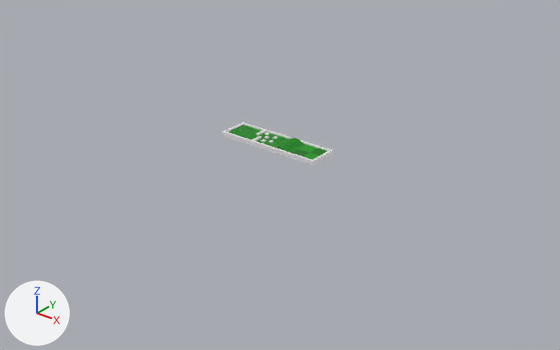
One commit to the FBX model Assets/Models/minigolf_hole1.fbx: the scene before it, then after it.
One viewpoint serves both versions: a 50 mm lens placed at (29.5, -40.2, 22.5), pointed at (-1.6, -1.3, -1.7). The lights are fixed; the arrows at lower left show +X, +Y and +Z. Where no turn or scale is listed for an object, it has been applied to the vertices.

Names of what the first picture shows: 'Ground', 'Hole'.
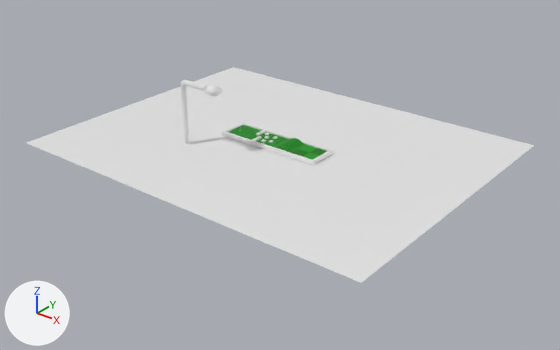
Commit message: Updated 3D model (background and streetlamp)

The change in detail:
Material 'Light' (mat_light) is new.
Its base color is (0.8, 0.8, 0.8) (white #e7e7e7).
Its roughness is 0.4.
Mesh me_background_001 is new.
It has 17425 vertices, 17581 faces and spans x -17.5..11.7, y -11.1..11.6, z -0.1..5.0.
Faces by material slot: [14125, 3456].
It uses material mat_default (white #e7e7e7).
It uses material mat_light (white #e7e7e7).
Object 'Background' (ob_background) is new; it shows me_background_001.
Its location is (0.0, 0.0, 0.0).

Location of each change, (x1, y1, x2, y2) in pixels of the pictures (560 x 350 px):
'Background', added: after (26, 67, 534, 283)
    faces in mat_default (white #e7e7e7): (26, 67, 534, 283)
